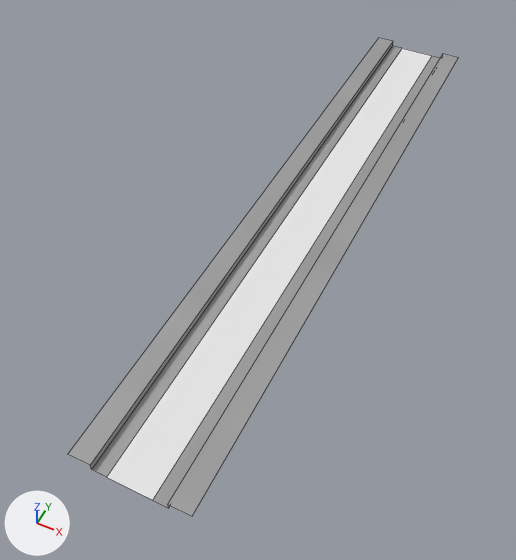
Renders of the FBX model Assets/PROPS/ground_1.fbx from each side of a commit.
Rendered twice from a 50 mm lens placed at (28.3, -125.2, 73.6), pointed at (-3.7, -61.1, -6.5). The lights are fixed; the arrows at lower left show +X, +Y and +Z. Mesh edges are drawn as thin lines. Where no turn or scale is listed for an object, it has been applied to the vertices. Vertices at the same position are counted once.
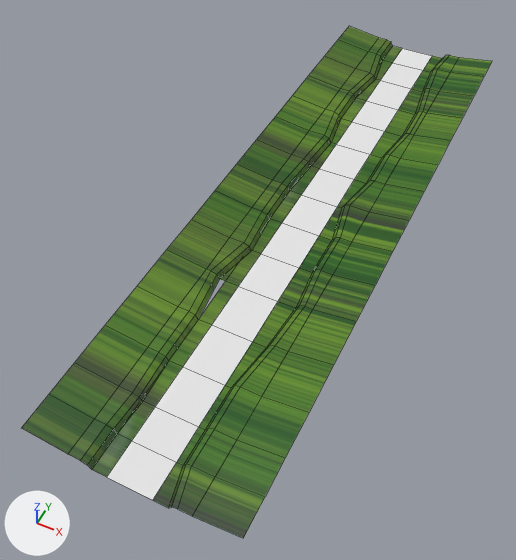
Boxes (x1, y1, x2, y2) around the edits, measured in the pictures (516 x 560 px):
'Plane', surface changed, reshaped (grey to green, 20% wider, 7% taller): before (68, 38, 459, 516); after (22, 26, 492, 538)

Patch to the scene script:
```diff
--- a/Assets/PROPS/ground_1.fbx.py
+++ b/Assets/PROPS/ground_1.fbx.py
@@ mat_corner @@
 n2 = _N.new('ShaderNodeTexImage'); n2.name = 'Image Texture'
-n2.image = img_tcom_sand_muddy2_2x2_1k_roughness_tif
+n2.image = img_forest3_png
 n3 = _N.new('ShaderNodeUVMap'); n3.name = 'UV Map'
@@ mat_corner @@
 n4 = _N.new('ShaderNodeMapping'); n4.name = 'Mapping'
 n4.vector_type = 'TEXTURE'
-n4.inputs[3].default_value = (3.0, 50.0, 1.0)  # 'Scale'
+n4.inputs[3].default_value = (3.0, 0.5, 1.0)  # 'Scale'
 _L.new(n3.outputs[0], n4.inputs[0])  # 'UV' to 'Vector'
@@ me_plane @@
-me_plane.from_pydata(...)  # 16 vertices, 7 faces; spans x -8.0..8.0, y -100.0..0.0, z 0.0..1.0
+me_plane.from_pydata(...)  # 198 vertices, 167 faces; spans x -14.3..14.1, y -100.0..0.0, z 0.0..1.9
+# me_plane part 1
+# 4 vertices are removed from x -5.0..5.0, y -100.0..0.0, z 1.0
+# 7 faces are deleted
+# 35 vertices are added at x -7.2..6.5, y -95.0..-5.7, z 0.0..1.0
+# 5 new vertices lie (0.0, -5.7, 0.0) away from vertices in x -8.0..8.0, y 0.0, z 0.0..1.0
+# 5 new vertices lie (0.0, -6.8, 0.0) away from vertices in x -8.0..8.0, y -5.7, z 0.0..1.0
+# 5 new vertices lie (0.0, -7.2, 0.0) away from vertices in x -8.0..8.0, y -12.5, z 0.0..1.0
+# 5 new vertices lie (0.0, -7.0, 0.0) away from vertices in x -8.0..8.0, y -19.7, z 0.0..1.0
+# 6 new vertices lie (-6.3, 0.0, 0.9) away from vertices in x -8.0, y -100.0..0.0, z 1.0
+# 6 new vertices lie (0.0, -6.8, 0.0) away from vertices in x -14.3..8.0, y -26.7, z 0.0..1.9
+# 7 new vertices lie (6.1, 0.0, 0.9) away from vertices in x 8.0, y -100.0..0.0, z 1.0
+# 7 new vertices lie (0.0, -7.1, 0.0) away from vertices in x -14.3..14.1, y -33.5, z 0.0..1.9
+# 7 new vertices lie (0.0, -7.0, 0.0) away from vertices in x -14.3..14.1, y -40.6, z 0.0..1.9
+# 7 new vertices lie (0.0, -7.0, 0.0) away from vertices in x -14.3..14.1, y -47.6, z 0.0..1.9
+# 7 new vertices lie (1.7, 0.0, 0.0) away from vertices in x -8.0, y -100.0..0.0, z 1.0
+# 8 new vertices lie (0.0, 5.0, 0.0) away from vertices in x -14.3..14.1, y -100.0, z 0.0..1.9
+# 8 new vertices lie (-0.4, 0.0, 0.8) away from vertices in x -5.0, y -100.0..0.0, z 0.0
+# 7 new vertices lie (0.0, -7.1, 0.0) away from vertices in x -14.3..14.1, y -54.6, z 0.0..1.9
+# 7 new vertices lie (-1.8, 0.0, 0.0) away from vertices in x 8.0, y -100.0..0.0, z 1.0
+# 7 new vertices lie (0.0, -6.9, 0.0) away from vertices in x -14.3..14.1, y -61.7, z 0.0..1.9
+# 7 new vertices lie (0.0, -7.5, 0.0) away from vertices in x -14.3..14.1, y -68.6, z 0.0..1.9
+# 7 new vertices lie (0.0, -7.4, 0.0) away from vertices in x -14.3..14.1, y -76.1, z 0.0..1.9
+# 7 new vertices lie (0.0, -6.4, 0.0) away from vertices in x -14.3..14.1, y -83.5, z 0.0..1.9
+# 7 new vertices lie (2.0, 0.0, 0.0) away from vertices in x -8.0..3.0, y -89.9..-12.5, z 0.0..1.0
+# 8 new vertices lie (0.5, 0.0, 0.7) away from vertices in x 5.0, y -100.0..0.0, z 0.0
+# 6 new vertices lie (1.1, -6.8, 0.0) away from vertices in x -6.3..-5.0, y -26.7..-5.7, z 0.0..1.0
+# 5 new vertices lie (0.8, 0.0, 0.3) away from vertices in x 4.1..6.5, y -68.6..-5.7, z 0.7
+# 15 new faces join them, mat_ground (its picture is missing)
+# 152 new faces join them, mat_corner
 me_plane.materials.append(mat_ground)
```
